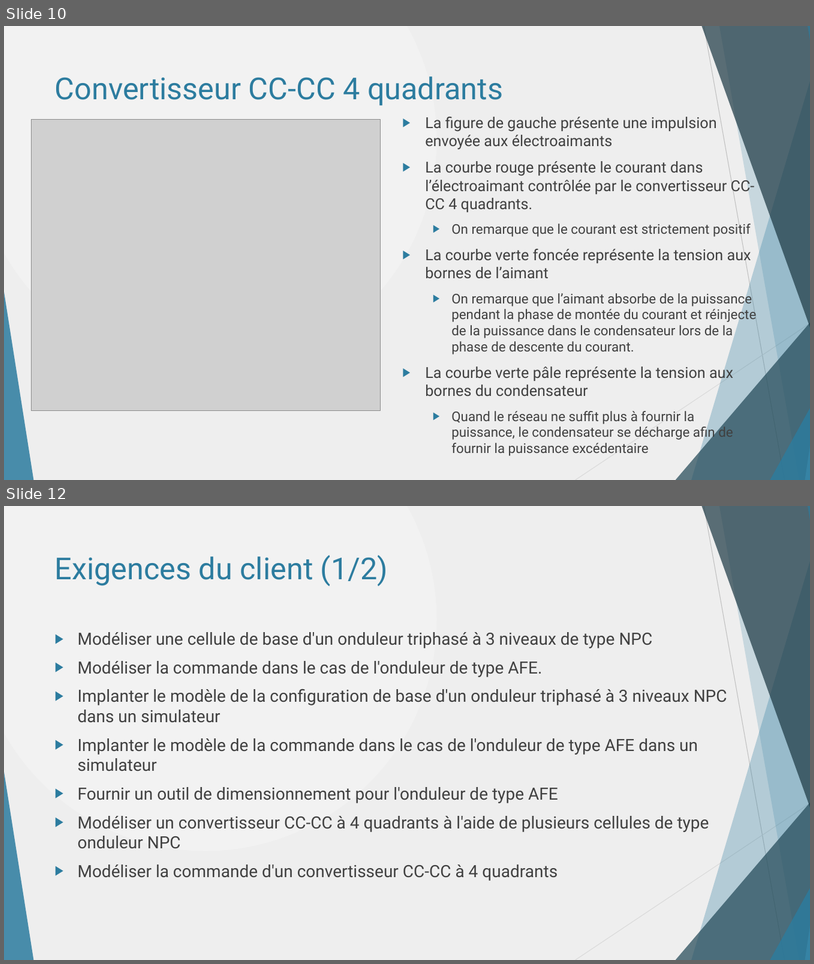
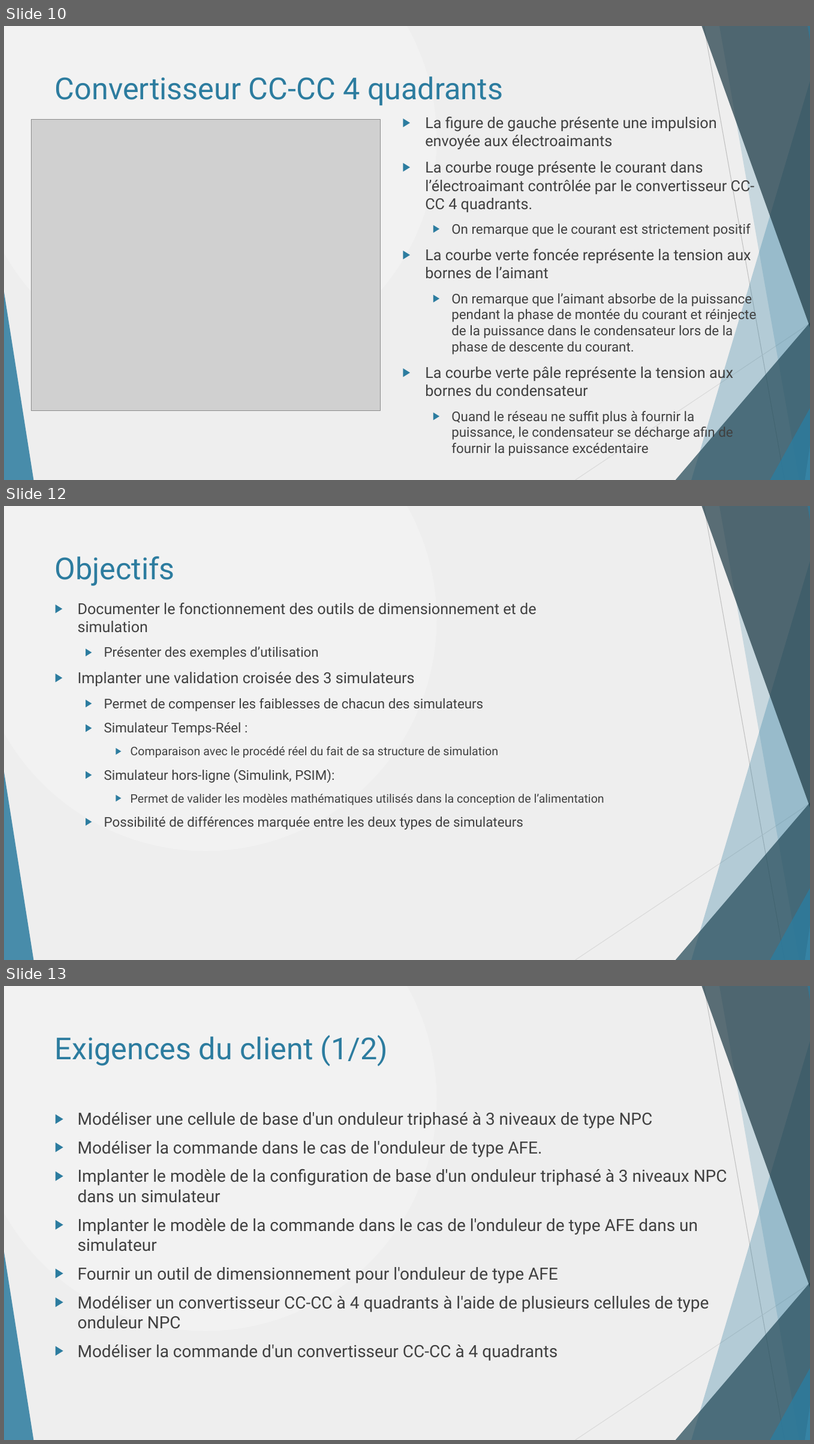
Before and after one commit to danthib76/DesignIV, a slide deck: Remise/Remise 1/Presentation_Remise_1.pptx. Shown one above the other, each under a label of ours: slides 10 and 12 before the commit, slides 10, 12 and 13 after it; the slides between them are not shown. The pictures are 814x964 and 814x1444 pixels, drawn with LibreOffice and Linux fonts; fonts in the diff are those of the drawing; grey boxes stand for pictures. Boxes give left, top, right and bottom in pixels: in the first picture for what was removed or moved away, otherwise in the second. Text is boxed around its words. In the diff, an @@ line names an element or a change of style, - is before the commit and + after.

Commit message:
Objectifs

```diff
--- a/Remise/Remise 1/Presentation_Remise_1.pptx
+++ b/Remise/Remise 1/Presentation_Remise_1.pptx
@@ slide 12 added at bbox=[4, 506, 810, 960], background gradient #F2F2F2 to #EEEEEE; not listed: 10 template elements that a slide beside it also shows @@
@@ title added at bbox=[55, 556, 175, 586], 36 pt, text #2C7C9F @@
+Objectifs
@@ text added at bbox=[78, 603, 605, 829], 16 pt, text #404040 @@
+▶ Documenter le fonctionnement des outils de dimensionnement et de simulation
+  ▶ Présenter des exemples d’utilisation
+▶ Implanter une validation croisée des 3 simulateurs
+  ▶ Permet de compenser les faiblesses de chacun des simulateurs
+  ▶ Simulateur Temps-Réel :
+    ▶ Comparaison avec le procédé réel du fait de sa structure de simulation
+  ▶ Simulateur hors-ligne (Simulink, PSIM):
+    ▶ Permet de valider les modèles mathématiques utilisés dans la conception de l’alimentation
+  ▶ Possibilité de différences marquée entre les deux types de simulateurs
@@ what was slide 12 is now slide 13 @@
```
Also in this commit, not shown: 1 slide changed.
